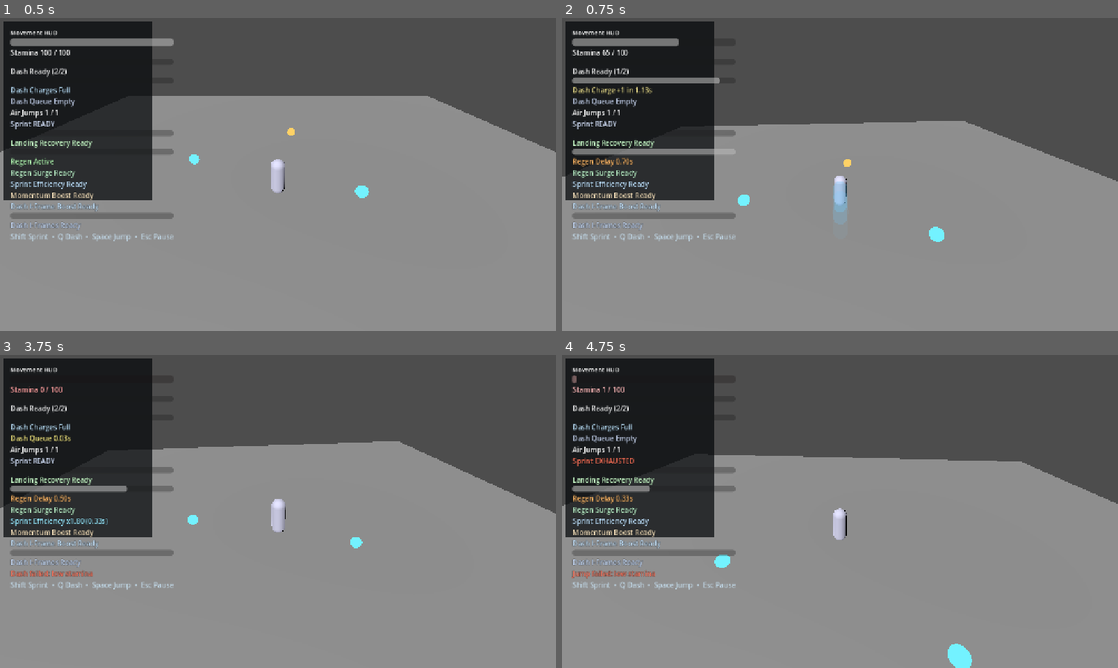
Above: before the commit, frames 1-4 (two rows, left to right).
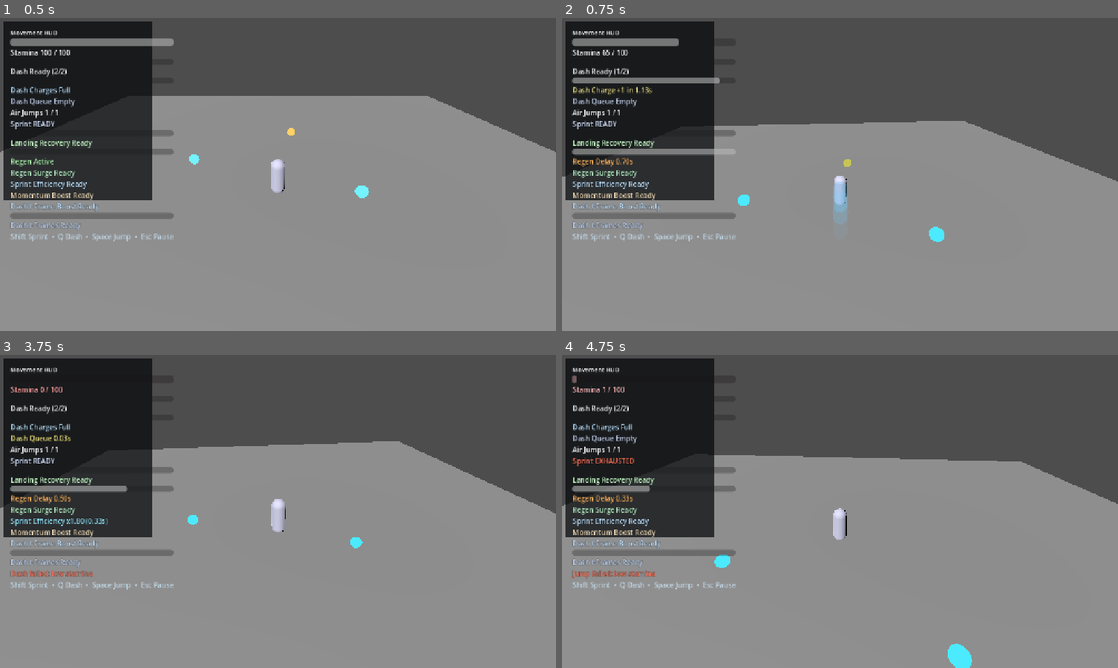
Above: after the commit, the same moments.

Repository: thegoatleroyjenkins/arpg-game
Game: Godot game, scene res://prototype3d/main_3d.tscn
Same seed, same stepped clock (60 frames per second), same inputs: the game is played once before the commit and once after it. This scene is started directly instead of the project's main scene.
Inputs (mouse positions are in pixels of both pictures, inside the frame that each line leads up to):
- Up to frame 1 (0.5 s): no input
- Up to frame 2 (0.75 s): tap Enter (ui_accept) at 0.5 s; move the mouse to (867, 174) at 0.52 s; hold W (move_up) from 0.53 s (still down); tap Q (dash) at 0.6 s
- Up to frame 3 (3.75 s): keep holding W (move_up); tap Space (jump) at 0.77, 0.8, 1.07, 1.35, 1.52, 1.82, 2.3, 3.02, 3.32 s; move the mouse to (250, 511) at 1.27 s; tap Q (dash) at 1.55, 3.05, 3.6 s; move the mouse to (289, 505) at 2.02 s; press the mouse at (289, 505) at 2.03 s; move the mouse to (272, 517) at 2.77 s; release the mouse at (272, 517) at 2.78 s; tap R (camera_recenter) at 2.85 s; move the mouse to (316, 514) at 3.52 s
- Up to frame 4 (4.75 s): keep holding W (move_up); tap Space (jump) at 3.77, 3.8, 4.07, 4.52 s; move the mouse to (795, 508) at 4.27 s; tap Shift (sprint) at 4.35 s; tap Q (dash) at 4.55 s

Frame 1 is identical in both runs. In frame 2, 0.2% of the frame differs, in the area x 31-69%, y 45-72%; in frame 3, 0.1%; in frame 4, 0.4%, in the area x 27-74%, y 63-100%.

Commit message:
Add contextual stamina orb tinting by nearby recovery needs

Diff:
--- a/prototype3d/stamina_pickup_3d.gd
+++ b/prototype3d/stamina_pickup_3d.gd
@@ -69,6 +69,14 @@
 @export var visual_emission_color: Color = Color(0.35, 0.8, 1.0, 1.0)
 @export_range(0.0, 4.0, 0.05) var visual_emission_energy: float = 1.15
 
+@export_group("Contextual Visuals")
+@export var contextual_visual_feedback_enabled: bool = true
+@export var contextual_stamina_tint: Color = Color(0.5, 0.95, 1.0, 1.0)
+@export var contextual_dash_tint: Color = Color(1.0, 0.78, 0.36, 1.0)
+@export var contextual_air_jump_tint: Color = Color(0.86, 0.66, 1.0, 1.0)
+@export var contextual_mixed_tint: Color = Color(0.68, 0.92, 0.74, 1.0)
+@export_range(0.0, 1.0, 0.01) var contextual_tint_blend: float = 0.7
+
 @onready var mesh: MeshInstance3D = $MeshInstance3D
 @onready var collision: CollisionShape3D = $CollisionShape3D
 
@@ -77,6 +85,8 @@
 var _time: float = 0.0
 var _spawn_origin: Vector3 = Vector3.ZERO
 var _respawn_remaining: float = 0.0
+var _runtime_albedo_tint: Color = Color(1.0, 1.0, 1.0, 1.0)
+var _runtime_emission_tint: Color = Color(1.0, 1.0, 1.0, 1.0)
 
 func _ready() -> void:
 	_apply_profile_overrides()
@@ -114,6 +124,7 @@
 		if is_instance_valid(mesh):
 			mesh.rotation_degrees.y += spin_speed_degrees * delta
 			mesh.position.y = sin(_time * bob_speed) * bob_height
+			_update_contextual_visual_tint()
 			_set_mesh_alpha(1.0)
 		_update_magnet_motion(delta)
 		return
@@ -298,6 +309,33 @@
 		or _target_needs_move_speed_boost(player) \
 		or _target_needs_dash_invulnerability_boost(player)
 
+func _update_contextual_visual_tint() -> void:
+	_runtime_albedo_tint = Color(1.0, 1.0, 1.0, 1.0)
+	_runtime_emission_tint = Color(1.0, 1.0, 1.0, 1.0)
+	if not contextual_visual_feedback_enabled:
+		return
+	var player := _get_magnet_target()
+	if player == null:
+		return
+	var needs_stamina: bool = _target_needs_stamina_with_threshold(player, min_collect_missing_stamina_ratio)
+	var needs_dash: bool = _target_needs_dash_recovery(player, min_collect_missing_dash_ratio) \
+		or _target_needs_dash_charge_recovery(player, min_collect_missing_dash_charge_ratio)
+	var needs_air_jump: bool = _target_needs_air_jump_recovery(player, min_collect_missing_air_jump_ratio)
+	var active_modes: int = int(needs_stamina) + int(needs_dash) + int(needs_air_jump)
+	if active_modes <= 0:
+		return
+	var target_tint: Color = contextual_mixed_tint
+	if active_modes == 1:
+		if needs_dash:
+			target_tint = contextual_dash_tint
+		elif needs_air_jump:
+			target_tint = contextual_air_jump_tint
+		else:
+			target_tint = contextual_stamina_tint
+	var blend: float = clamp(contextual_tint_blend, 0.0, 1.0)
+	_runtime_albedo_tint = Color(1.0, 1.0, 1.0, 1.0).lerp(target_tint, blend)
+	_runtime_emission_tint = Color(1.0, 1.0, 1.0, 1.0).lerp(target_tint, blend)
+
 func _target_needs_stamina(player: Node3D) -> bool:
 	return _target_needs_stamina_with_threshold(player, magnet_missing_stamina_ratio)
 
@@ -420,9 +458,9 @@
 		mesh.material_override = mat
 	var material := mesh.material_override as StandardMaterial3D
 	if material != null:
-		var albedo_color := visual_albedo_color
+		var albedo_color := visual_albedo_color * _runtime_albedo_tint
 		albedo_color.a = clamped_alpha
 		material.albedo_color = albedo_color
 		material.emission_enabled = visual_emission_energy > 0.0
-		material.emission = visual_emission_color
+		material.emission = visual_emission_color * _runtime_emission_tint
 		material.emission_energy_multiplier = max(0.0, visual_emission_energy)
--- a/prototype3d/stamina_pickup_profile_3d.gd
+++ b/prototype3d/stamina_pickup_profile_3d.gd
@@ -70,3 +70,11 @@
 @export var visual_albedo_color: Color = Color(0.5, 0.95, 1.0, 1.0)
 @export var visual_emission_color: Color = Color(0.35, 0.8, 1.0, 1.0)
 @export_range(0.0, 4.0, 0.05) var visual_emission_energy: float = 1.15
+
+@export_group("Contextual Visuals")
+@export var contextual_visual_feedback_enabled: bool = true
+@export var contextual_stamina_tint: Color = Color(0.5, 0.95, 1.0, 1.0)
+@export var contextual_dash_tint: Color = Color(1.0, 0.78, 0.36, 1.0)
+@export var contextual_air_jump_tint: Color = Color(0.86, 0.66, 1.0, 1.0)
+@export var contextual_mixed_tint: Color = Color(0.68, 0.92, 0.74, 1.0)
+@export_range(0.0, 1.0, 0.01) var contextual_tint_blend: float = 0.7
Not shown, changed: README.md
